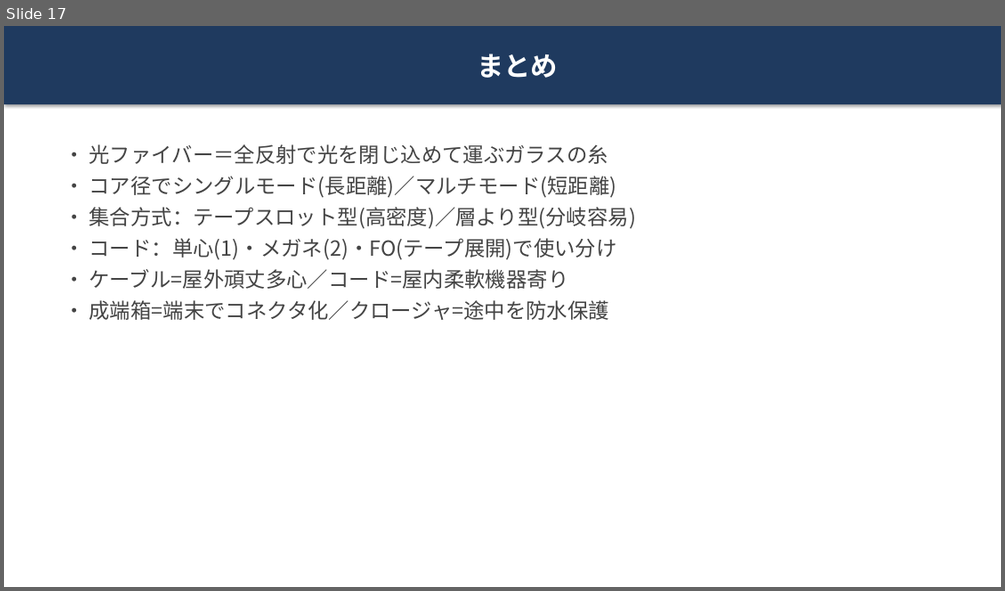
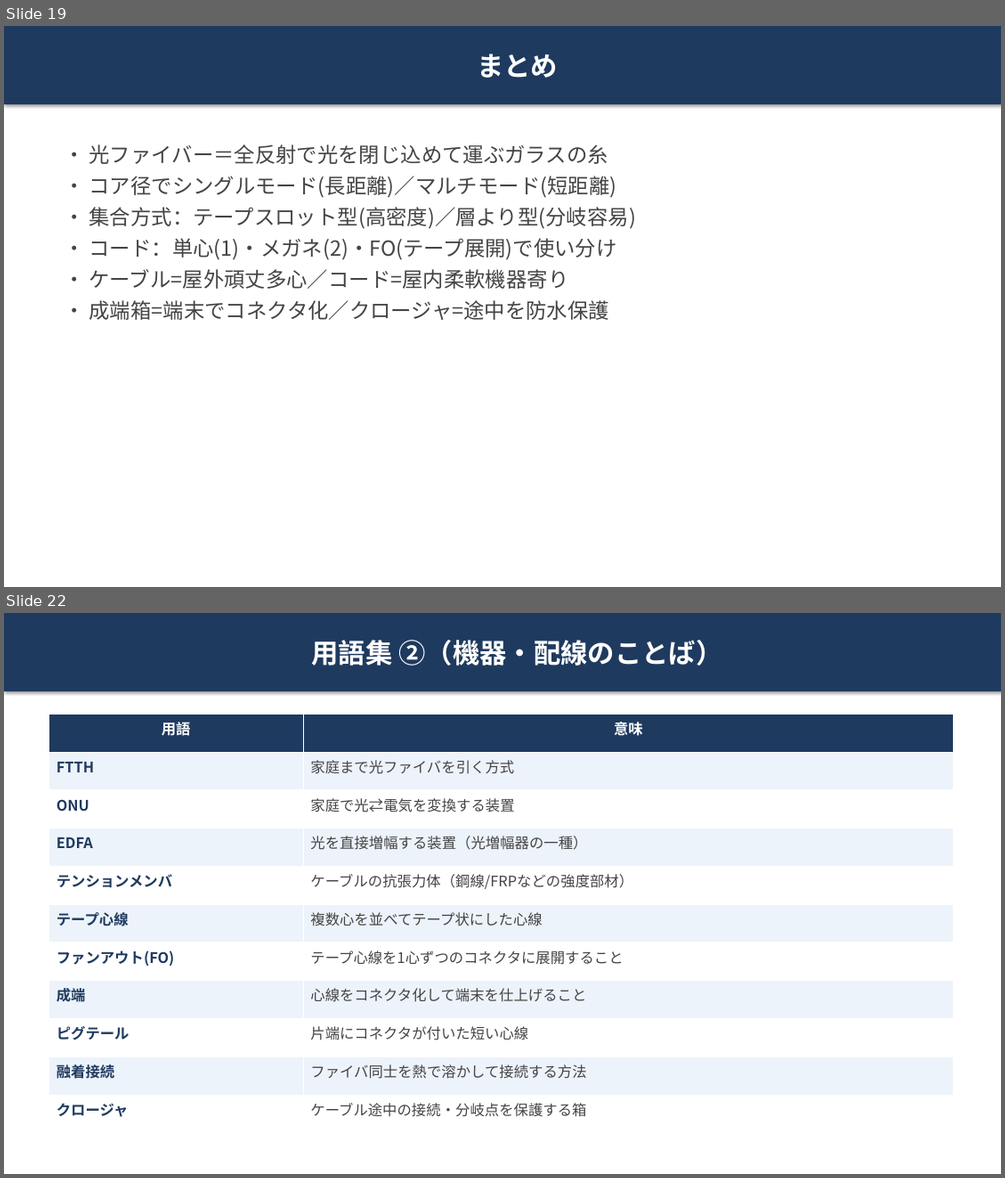
Before and after one commit to tomoyuki0512-hub/test-repository, a slide deck: presentations/optical-fiber-presentation.pptx. Shown one above the other, each under a label of ours: slide 17 before the commit, slides 19 and 22 after it; the slides between them are not shown. The pictures are 1005x591 and 1005x1178 pixels, drawn with LibreOffice and Linux fonts; fonts in the diff are those of the drawing. Boxes give left, top, right and bottom in pixels: in the first picture for what was removed or moved away, otherwise in the second. Text is boxed around its words. In the diff, an @@ line names an element or a change of style, - is before the commit and + after.

```diff
--- a/presentations/optical-fiber-presentation.pptx
+++ b/presentations/optical-fiber-presentation.pptx
@@ slide 22 added at (4,613,1001,1174), background #FFFFFF @@
@@ rectangle added at (4,613,1001,691), fill #1F3A5F, 26 pt, text #FFFFFF, bold @@
+用語集 ②（機器・配線のことば）
@@ table added at (48,714,954,1133), 11 rows, 2 columns @@
+用語 | 意味
+FTTH | 家庭まで光ファイバを引く方式
+ONU | 家庭で光⇄電気を変換する装置
+EDFA | 光を直接増幅する装置（光増幅器の一種）
+テンションメンバ | ケーブルの抗張力体（鋼線/FRPなどの強度部材）
+テープ心線 | 複数心を並べてテープ状にした心線
+ファンアウト(FO) | テープ心線を1心ずつのコネクタに展開すること
+成端 | 心線をコネクタ化して端末を仕上げること
+ピグテール | 片端にコネクタが付いた短い心線
+融着接続 | ファイバ同士を熱で溶かして接続する方法
+クロージャ | ケーブル途中の接続・分岐点を保護する箱
@@ what was slide 17 is now slide 19 @@
```
Also in this commit, not shown: 1 slide changed, 4 other slides added, 1 other file.
